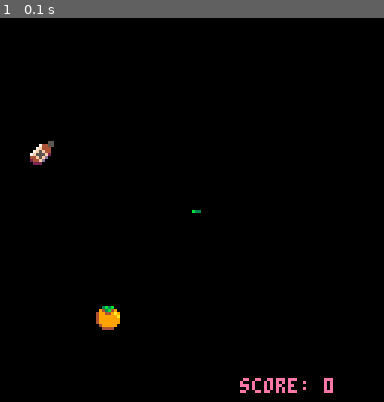
Above: before the commit, frame 1.
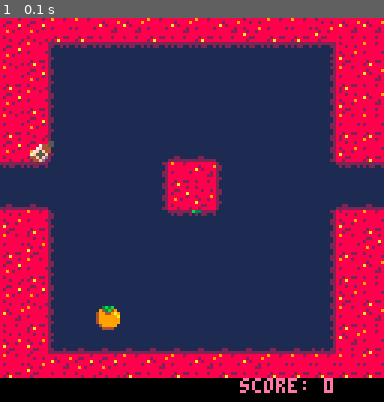
Above: after the commit, the same moment.

Repository: kednar/picoate
Game: PICO-8 cartridge quietsnake.p8
Two runs of this game, one before a commit and one after it. Both use one fixed random seed, a clock stepped at 60 frames per second and the inputs below.
Inputs:
- Up to frame 1 (0.1 s): no input

The runs differ from the first frame. In frame 1, 93% of the frame differs, in the area x 0-100%, y 0-94%.

Commit message:
added map

Diff:
--- a/quietsnake.p8
+++ b/quietsnake.p8
@@ -212,7 +212,7 @@
 function _draw()
 -- background
 rectfill(0,0,127,127,0)
-
+map()
 -- player
 pset(pl.x,pl.y,11)
 
@@ -367,168 +367,168 @@
 
 
 __gff__
-0000000000000000000000000000000000000000000000000000000000000000000000000000000000000000000000000000000000000000000000000000000000000000000000000000000000000000000000000000000000000000000000000000000000000000000000000000000000000000000000000000000000000000
+0000000000000000000000000000000000000000000000000000000000000000000000000000000000000000000000000000000000000000000000000000000000000000000000000000000001010101010101010000000000000000000000000000000000000000000000000000000000000000000000000000000000000000
 0000000000000000000000000000000000000000000000000000000000000000000000000000000000000000000000000000000000000000000000000000000000000000000000000000000000000000000000000000000000000000000000000000000000000000000000000000000000000000000000000000000000000000
 __map__
-0000000000000000000000000000000000000000000000000000000000000000000000000000000000000000000000000000000000000000000000000000000000000000000000000000000000000000000000000000000000000000000000000000000000000000000000000000000000000000000000000000000000000000
-0000000000000000000000000000000000000000000000000000000000000000000000000000000000000000000000000000000000000000000000000000000000000000000000000000000000000000000000000000000000000000000000000000000000000000000000000000000000000000000000000000000000000000
-0000000000000000000000000000000000000000000000000000000000000000000000000000000000000000000000000000000000000000000000000000000000000000000000000000000000000000000000000000000000000000000000000000000000000000000000000000000000000000000000000000000000000000
-0000000000000000000000000000000000000000000000000000000000000000000000000000000000000000000000000000000000000000000000000000000000000000000000000000000000000000000000000000000000000000000000000000000000000000000000000000000000000000000000000000000000000000
-0000000000000000000000000000000000000000000000000000000000000000000000000000000000000000000000000000000000000000000000000000000000000000000000000000000000000000000000000000000000000000000000000000000000000000000000000000000000000000000000000000000000000000
-0000000000000000000000000000000000000000000000000000000000000000000000000000000000000000000000000000000000000000000000000000000000000000000000000000000000000000000000000000000000000000000000000000000000000000000000000000000000000000000000000000000000000000
-0000000000000000000000000000000000000000000000000000000000000000000000000000000000000000000000000000000000000000000000000000000000000000000000000000000000000000000000000000000000000000000000000000000000000000000000000000000000000000000000000000000000000000
-0000000000000000000000000000000000000000000000000000000000000000000000000000000000000000000000000000000000000000000000000000000000000000000000000000000000000000000000000000000000000000000000000000000000000000000000000000000000000000000000000000000000000000
-0000000000000000000000000000000000000000000000000000000000000000000000000000000000000000000000000000000000000000000000000000000000000000000000000000000000000000000000000000000000000000000000000000000000000000000000000000000000000000000000000000000000000000
-0000000000000000000000000000000000000000000000000000000000000000000000000000000000000000000000000000000000000000000000000000000000000000000000000000000000000000000000000000000000000000000000000000000000000000000000000000000000000000000000000000000000000000
-0000000000000000000000000000000000000000000000000000000000000000000000000000000000000000000000000000000000000000000000000000000000000000000000000000000000000000000000000000000000000000000000000000000000000000000000000000000000000000000000000000000000000000
-0000000000000000000000000000000000000000000000000000000000000000000000000000000000000000000000000000000000000000000000000000000000000000000000000000000000000000000000000000000000000000000000000000000000000000000000000000000000000000000000000000000000000000
-0000000000000000000000000000000000000000000000000000000000000000000000000000000000000000000000000000000000000000000000000000000000000000000000000000000000000000000000000000000000000000000000000000000000000000000000000000000000000000000000000000000000000000
-0000000000000000000000000000000000000000000000000000000000000000000000000000000000000000000000000000000000000000000000000000000000000000000000000000000000000000000000000000000000000000000000000000000000000000000000000000000000000000000000000000000000000000
-0000000000000000000000000000000000000000000000000000000000000000000000000000000000000000000000000000000000000000000000000000000000000000000000000000000000000000000000000000000000000000000000000000000000000000000000000000000000000000000000000000000000000000
-0000000000000000000000000000000000000000000000000000000000000000000000000000000000000000000000000000000000000000000000000000000000000000000000000000000000000000000000000000000000000000000000000000000000000000000000000000000000000000000000000000000000000000
-0000000000000000000000000000000000000000000000000000000000000000000000000000000000000000000000000000000000000000000000000000000000000000000000000000000000000000000000000000000000000000000000000000000000000000000000000000000000000000000000000000000000000000
-0000000000000000000000000000000000000000000000000000000000000000000000000000000000000000000000000000000000000000000000000000000000000000000000000000000000000000000000000000000000000000000000000000000000000000000000000000000000000000000000000000000000000000
-0000000000000000000000000000000000000000000000000000000000000000000000000000000000000000000000000000000000000000000000000000000000000000000000000000000000000000000000000000000000000000000000000000000000000000000000000000000000000000000000000000000000000000
-0000000000000000000000000000000000000000000000000000000000000000000000000000000000000000000000000000000000000000000000000000000000000000000000000000000000000000000000000000000000000000000000000000000000000000000000000000000000000000000000000000000000000000
-0000000000000000000000000000000000000000000000000000000000000000000000000000000000000000000000000000000000000000000000000000000000000000000000000000000000000000000000000000000000000000000000000000000000000000000000000000000000000000000000000000000000000000
-0000000000000000000000000000000000000000000000000000000000000000000000000000000000000000000000000000000000000000000000000000000000000000000000000000000000000000000000000000000000000000000000000000000000000000000000000000000000000000000000000000000000000000
-0000000000000000000000000000000000000000000000000000000000000000000000000000000000000000000000000000000000000000000000000000000000000000000000000000000000000000000000000000000000000000000000000000000000000000000000000000000000000000000000000000000000000000
-0000000000000000000000000000000000000000000000000000000000000000000000000000000000000000000000000000000000000000000000000000000000000000000000000000000000000000000000000000000000000000000000000000000000000000000000000000000000000000000000000000000000000000
-0000000000000000000000000000000000000000000000000000000000000000000000000000000000000000000000000000000000000000000000000000000000000000000000000000000000000000000000000000000000000000000000000000000000000000000000000000000000000000000000000000000000000000
-0000000000000000000000000000000000000000000000000000000000000000000000000000000000000000000000000000000000000000000000000000000000000000000000000000000000000000000000000000000000000000000000000000000000000000000000000000000000000000000000000000000000000000
-0000000000000000000000000000000000000000000000000000000000000000000000000000000000000000000000000000000000000000000000000000000000000000000000000000000000000000000000000000000000000000000000000000000000000000000000000000000000000000000000000000000000000000
-0000000000000000000000000000000000000000000000000000000000000000000000000000000000000000000000000000000000000000000000000000000000000000000000000000000000000000000000000000000000000000000000000000000000000000000000000000000000000000000000000000000000000000
-0000000000000000000000000000000000000000000000000000000000000000000000000000000000000000000000000000000000000000000000000000000000000000000000000000000000000000000000000000000000000000000000000000000000000000000000000000000000000000000000000000000000000000
-0000000000000000000000000000000000000000000000000000000000000000000000000000000000000000000000000000000000000000000000000000000000000000000000000000000000000000000000000000000000000000000000000000000000000000000000000000000000000000000000000000000000000000
-0000000000000000000000000000000000000000000000000000000000000000000000000000000000000000000000000000000000000000000000000000000000000000000000000000000000000000000000000000000000000000000000000000000000000000000000000000000000000000000000000000000000000000
-0000000000000000000000000000000000000000000000000000000000000000000000000000000000000000000000000000000000000000000000000000000000000000000000000000000000000000000000000000000000000000000000000000000000000000000000000000000000000000000000000000000000000000
-…(130 lines of a section not shown)…
+4c4c4d4d4f4f4d4f4d4f4e4d4d4e4f4f00000000000000000000000000000000000000000000000000000000000000000000000000000000000000000000000000000000000000000000000000000000000000000000000000000000000000000000000000000000000000000000000000000000000000000000000000000000
+4c4d5657575757575757575757584e4d00000000000000000000000000000000000000000000000000000000000000000000000000000000000000000000000000000000000000000000000000000000000000000000000000000000000000000000000000000000000000000000000000000000000000000000000000000000
+4d4c6667676767676767676767684d4f00000000000000000000000000000000000000000000000000000000000000000000000000000000000000000000000000000000000000000000000000000000000000000000000000000000000000000000000000000000000000000000000000000000000000000000000000000000
+4c4d6667676767676767676767684e4f00000000000000000000000000000000000000000000000000000000000000000000000000000000000000000000000000000000000000000000000000000000000000000000000000000000000000000000000000000000000000000000000000000000000000000000000000000000
+4d4c6667676767676767676767684d4d00000000000000000000000000000000000000000000000000000000000000000000000000000000000000000000000000000000000000000000000000000000000000000000000000000000000000000000000000000000000000000000000000000000000000000000000000000000
+4c4c6667676767777767676767684e4d00000000000000000000000000000000000000000000000000000000000000000000000000000000000000000000000000000000000000000000000000000000000000000000000000000000000000000000000000000000000000000000000000000000000000000000000000000000
+575767676767684d4f6667676767575700000000000000000000000000000000000000000000000000000000000000000000000000000000000000000000000000000000000000000000000000000000000000000000000000000000000000000000000000000000000000000000000000000000000000000000000000000000
+777767676767684c4e6667676767777700000000000000000000000000000000000000000000000000000000000000000000000000000000000000000000000000000000000000000000000000000000000000000000000000000000000000000000000000000000000000000000000000000000000000000000000000000000
+4e4d6667676767575767676767684e4d00000000000000000000000000000000000000000000000000000000000000000000000000000000000000000000000000000000000000000000000000000000000000000000000000000000000000000000000000000000000000000000000000000000000000000000000000000000
+4d4e6667676767676767676767684d4c00000000000000000000000000000000000000000000000000000000000000000000000000000000000000000000000000000000000000000000000000000000000000000000000000000000000000000000000000000000000000000000000000000000000000000000000000000000
+4c4d6667676767676767676767684d4f00000000000000000000000000000000000000000000000000000000000000000000000000000000000000000000000000000000000000000000000000000000000000000000000000000000000000000000000000000000000000000000000000000000000000000000000000000000
+4c4c6667676767676767676767684e4d00000000000000000000000000000000000000000000000000000000000000000000000000000000000000000000000000000000000000000000000000000000000000000000000000000000000000000000000000000000000000000000000000000000000000000000000000000000
+4f4d6667676767676767676767684d4f00000000000000000000000000000000000000000000000000000000000000000000000000000000000000000000000000000000000000000000000000000000000000000000000000000000000000000000000000000000000000000000000000000000000000000000000000000000
+4e4e7677777777777777777777784f4d00000000000000000000000000000000000000000000000000000000000000000000000000000000000000000000000000000000000000000000000000000000000000000000000000000000000000000000000000000000000000000000000000000000000000000000000000000000
+4d4e4f4c4c4d4f4d4f4d4f4d4d4d4d4d00000000000000000000000000000000000000000000000000000000000000000000000000000000000000000000000000000000000000000000000000000000000000000000000000000000000000000000000000000000000000000000000000000000000000000000000000000000
+0000000000000000000000000000000000000000000000000000000000000000000000000000000000000000000000000000000000000000000000000000000000000000000000000000000000000000000000000000000000000000000000000000000000000000000000000000000000000000000000000000000000000000
+0000000000000000000000000000000000000000000000000000000000000000000000000000000000000000000000000000000000000000000000000000000000000000000000000000000000000000000000000000000000000000000000000000000000000000000000000000000000000000000000000000000000000000
+0000000000000000000000000000000000000000000000000000000000000000000000000000000000000000000000000000000000000000000000000000000000000000000000000000000000000000000000000000000000000000000000000000000000000000000000000000000000000000000000000000000000000000
+0000000000000000000000000000000000000000000000000000000000000000000000000000000000000000000000000000000000000000000000000000000000000000000000000000000000000000000000000000000000000000000000000000000000000000000000000000000000000000000000000000000000000000
+0000000000000000000000000000000000000000000000000000000000000000000000000000000000000000000000000000000000000000000000000000000000000000000000000000000000000000000000000000000000000000000000000000000000000000000000000000000000000000000000000000000000000000
+0000000000000000000000000000000000000000000000000000000000000000000000000000000000000000000000000000000000000000000000000000000000000000000000000000000000000000000000000000000000000000000000000000000000000000000000000000000000000000000000000000000000000000
+0000000000000000000000000000000000000000000000000000000000000000000000000000000000000000000000000000000000000000000000000000000000000000000000000000000000000000000000000000000000000000000000000000000000000000000000000000000000000000000000000000000000000000
+0000000000000000000000000000000000000000000000000000000000000000000000000000000000000000000000000000000000000000000000000000000000000000000000000000000000000000000000000000000000000000000000000000000000000000000000000000000000000000000000000000000000000000
+0000000000000000000000000000000000000000000000000000000000000000000000000000000000000000000000000000000000000000000000000000000000000000000000000000000000000000000000000000000000000000000000000000000000000000000000000000000000000000000000000000000000000000
+0000000000000000000000000000000000000000000000000000000000000000000000000000000000000000000000000000000000000000000000000000000000000000000000000000000000000000000000000000000000000000000000000000000000000000000000000000000000000000000000000000000000000000
+0000000000000000000000000000000000000000000000000000000000000000000000000000000000000000000000000000000000000000000000000000000000000000000000000000000000000000000000000000000000000000000000000000000000000000000000000000000000000000000000000000000000000000
+0000000000000000000000000000000000000000000000000000000000000000000000000000000000000000000000000000000000000000000000000000000000000000000000000000000000000000000000000000000000000000000000000000000000000000000000000000000000000000000000000000000000000000
+0000000000000000000000000000000000000000000000000000000000000000000000000000000000000000000000000000000000000000000000000000000000000000000000000000000000000000000000000000000000000000000000000000000000000000000000000000000000000000000000000000000000000000
+0000000000000000000000000000000000000000000000000000000000000000000000000000000000000000000000000000000000000000000000000000000000000000000000000000000000000000000000000000000000000000000000000000000000000000000000000000000000000000000000000000000000000000
+0000000000000000000000000000000000000000000000000000000000000000000000000000000000000000000000000000000000000000000000000000000000000000000000000000000000000000000000000000000000000000000000000000000000000000000000000000000000000000000000000000000000000000
+0000000000000000000000000000000000000000000000000000000000000000000000000000000000000000000000000000000000000000000000000000000000000000000000000000000000000000000000000000000000000000000000000000000000000000000000000000000000000000000000000000000000000000
+0000000000000000000000000000000000000000000000000000000000000000000000000000000000000000000000000000000000000000000000000000000000000000000000000000000000000000000000000000000000000000000000000000000000000000000000000000000000000000000000000000000000000000
+…(130 lines of a section not shown)…
Not shown, changed: 64 lines of the sprite sheet (__gfx__) section of quietsnake.p8
